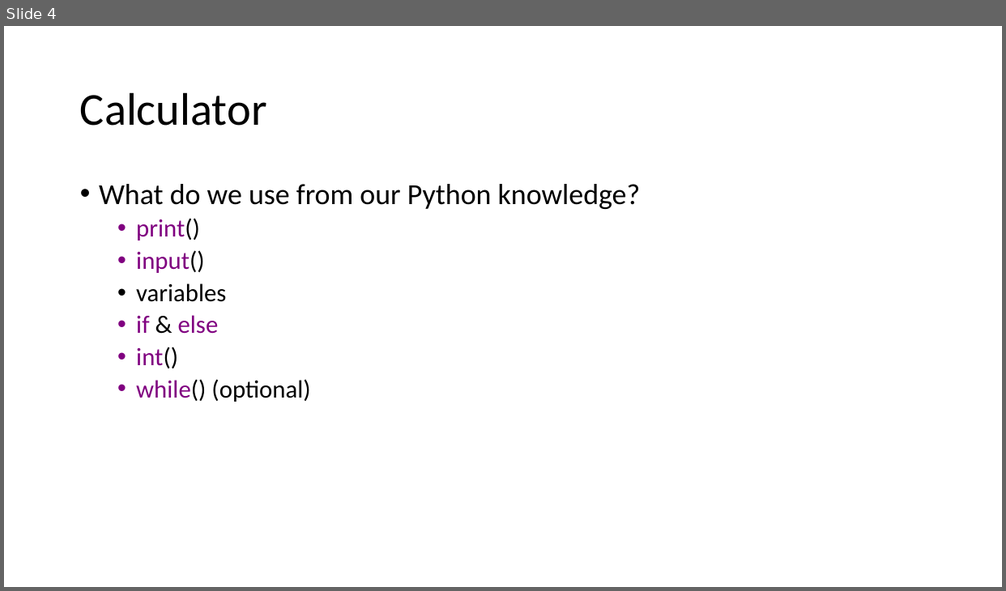
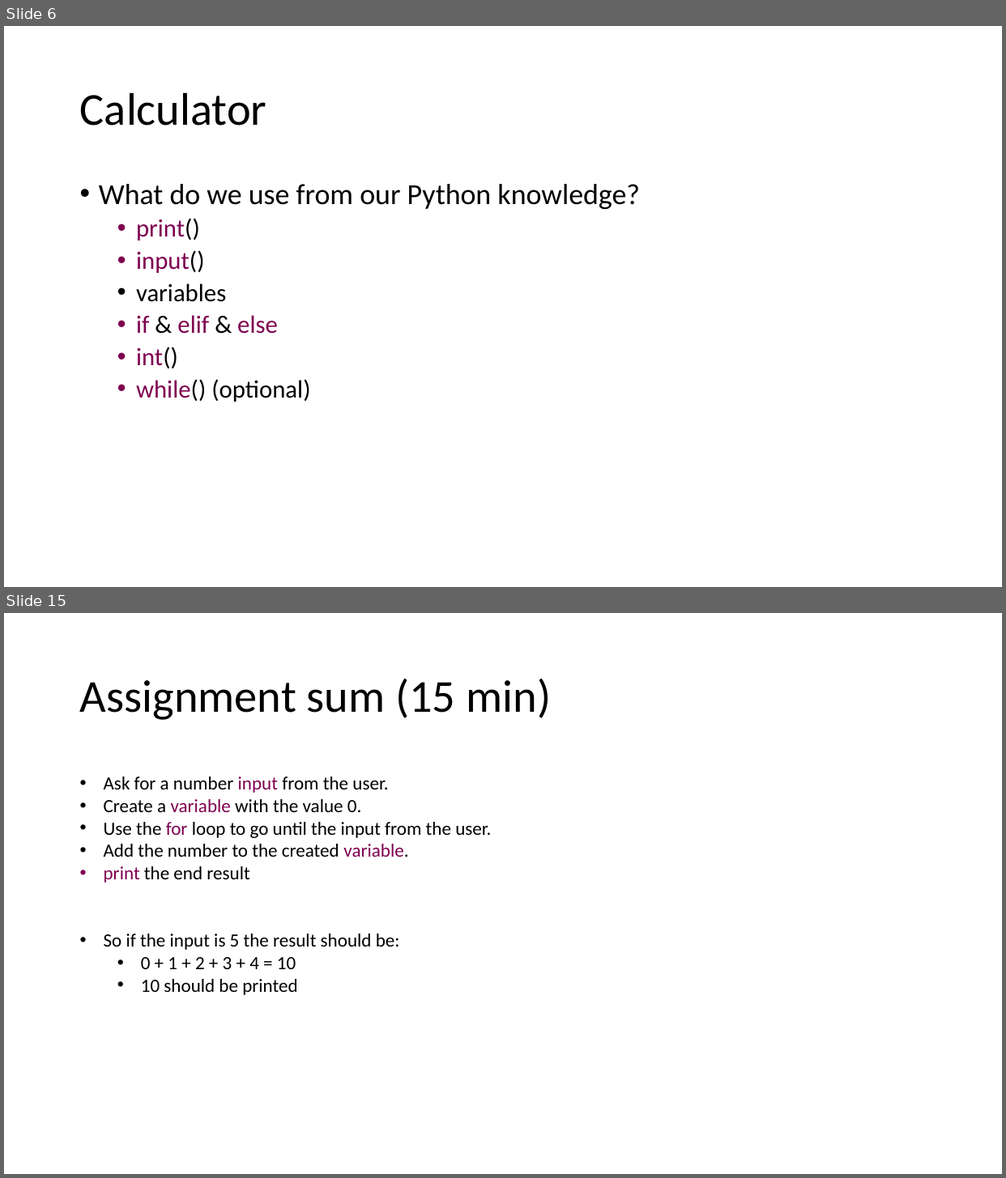
Before and after one commit to JoZonneveld/TCR-python-lessons, a slide deck: Lessons/Lesson 2/Building a calculator.pptx. Shown one above the other, each under a label of ours: slide 4 before the commit, slides 6 and 15 after it; the slides between them are not shown. The pictures are 1006x591 and 1006x1178 pixels, drawn with LibreOffice and Linux fonts; fonts in the diff are those of the drawing; background and template pictures are left out. Boxes give left, top, right and bottom in pixels: in the first picture for what was removed or moved away, otherwise in the second. Text is boxed around its words. In the diff, an @@ line names an element or a change of style, - is before the commit and + after.

```diff
--- a/Lessons/Lesson 2/Building a calculator.pptx
+++ b/Lessons/Lesson 2/Building a calculator.pptx
@@ slide 15 added at [4,613,1002,1174], background #FFFFFF @@
@@ title added at [80,679,551,720], 44 pt, text #000000 @@
+Assignment sum (15 min)
@@ text added at [104,777,491,995], 18 pt, text #000000 @@
+• Ask for a number input from the user.
+• Create a variable with the value 0.
+• Use the for loop to go until the input from the user.
+• Add the number to the created variable.
+• print the end result
+• So if the input is 5 the result should be:
+  • 0 + 1 + 2 + 3 + 4 = 10
+  • 10 should be printed
@@ what was slide 4 is now slide 6 @@
@@ slide 6 changed as well @@
@@ text at [136,218,310,402]: text colour #800080 to #7F0050 in "print()", "input()", "int()", "while()" @@
@@ text at [136,315,278,334]: text changed; text colour #800080 to #7F0050 @@
-  • if & else
+  • if & elif & else
```
Also in this commit, not shown: 1 other slide changed, 10 other slides added, 1 slide removed, 2 other files.
